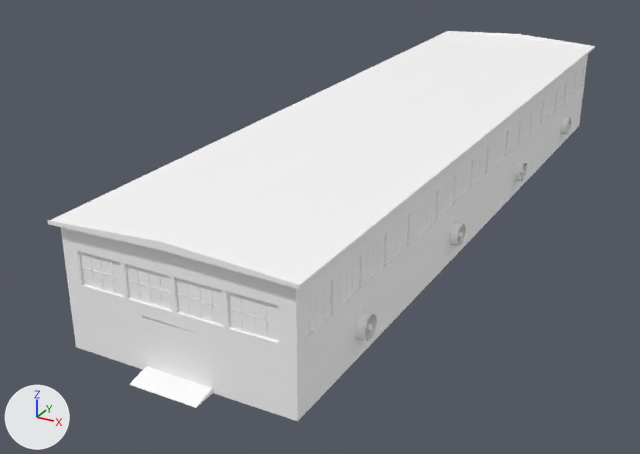
A saved change to the FBX model Resources/FBX/Factory1Items.fbx.
Both versions are drawn from a 50 mm camera at (44.4, -76.5, 33.5) aimed at (5.9, -6.5, -1.5). Every picture has the same lights, and +X, +Y and +Z are marked at lower left. Where no turn or scale is listed for an object, it has been applied to the vertices.

In view in the first picture: 'Factory1Roof01', 'Factory1Roof01__1_', 'Factory1Roof01__2_', 'Factory1Roof01__3_', 'Factory1Roof02', 'Factory1Wall01Glass_1', 'Factory1Wall01_2', 'Factory1Wall05Glass_4', 'Factory1Wall05Glass_5', 'Factory1Wall05Glass_6', 'Factory1Wall05Glass_7', 'Factory1Wall05_6', 'Factory1Wall05_7', 'Factory1Wall05_8', 'Factory1Wall05_9'.
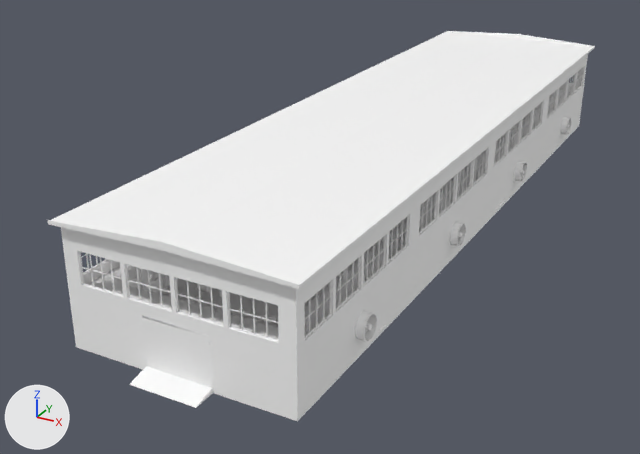
Edits to the bpy script that builds the scene:
```text
Remove ob_factory1wall05glass_5:
    ob_factory1wall05glass_5 = bpy.data.objects.new('Factory1Wall05Glass_5', me_scene_021)
    ob_factory1wall05glass_5.parent = ob_factory1wall05__2
    ob_factory1wall05glass_5.location = (0.0, 0.0, 0.0)
Remove ob_factory1wall01glass_1:
    ob_factory1wall01glass_1 = bpy.data.objects.new('Factory1Wall01Glass_1', me_scene_019)
    ob_factory1wall01glass_1.parent = ob_factory1wall01__1
    ob_factory1wall01glass_1.location = (0.0, 0.0, 0.0)
Remove ob_factory1wall05glass_6:
    ob_factory1wall05glass_6 = bpy.data.objects.new('Factory1Wall05Glass_6', me_scene_021)
    ob_factory1wall05glass_6.parent = ob_factory1wall05__2__1
    ob_factory1wall05glass_6.location = (0.0, 0.0, 0.0)
Remove ob_factory1wall05glass_7:
    ob_factory1wall05glass_7 = bpy.data.objects.new('Factory1Wall05Glass_7', me_scene_021)
    ob_factory1wall05glass_7.parent = ob_factory1wall05__1__3
    ob_factory1wall05glass_7.location = (0.0, 0.0, 0.0)
Remove ob_factory1wall05glass_4:
    ob_factory1wall05glass_4 = bpy.data.objects.new('Factory1Wall05Glass_4', me_scene_021)
    ob_factory1wall05glass_4.parent = ob_factory1wall05__1__2
    ob_factory1wall05glass_4.location = (0.0, 0.0, 0.0)
```

Where the change shows, as pixel boxes (x1, y1, x2, y2) in the pictures (640 x 454 px):
'Factory1Wall01Glass_1', deleted
    before: (80, 252, 279, 340)
'Factory1Wall05Glass_6', deleted
    before: (304, 216, 408, 336)
'Factory1Wall05Glass_7', deleted
    before: (419, 149, 487, 233)
'Factory1Wall05Glass_5', deleted
    before: (494, 102, 542, 164)
'Factory1Wall05Glass_4', deleted
    before: (547, 68, 583, 116)
'Factory1Stairs05__4_', unchanged, uncovered by the edit
    after: (304, 239, 401, 335)
'Factory1Floor02', unchanged, uncovered by the edit
    after: (157, 278, 338, 322)
